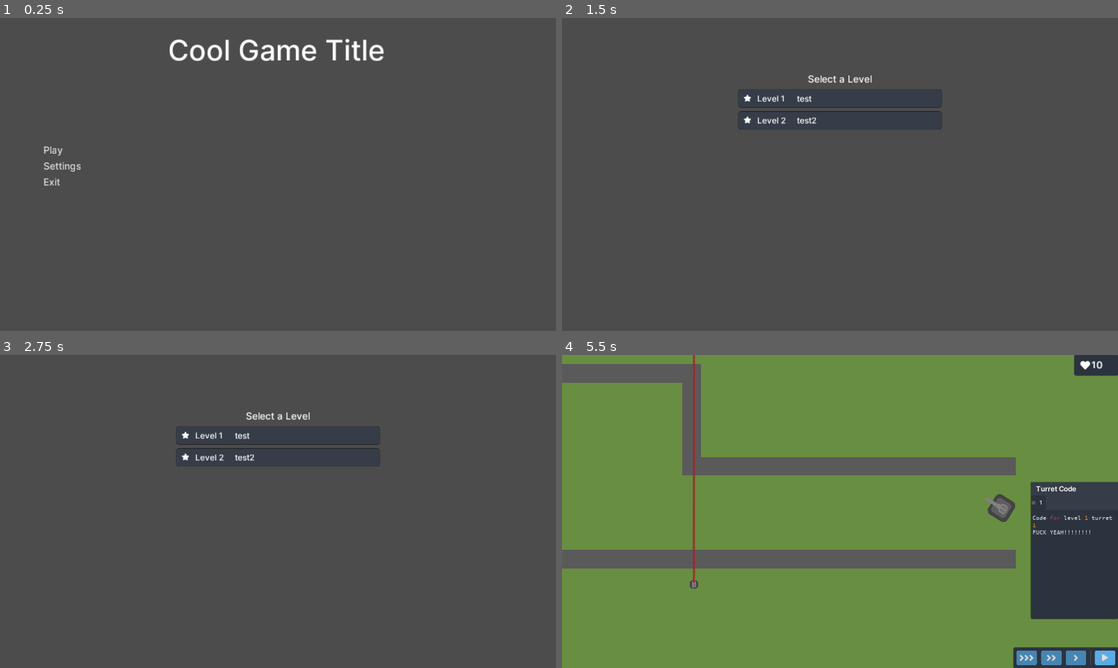
Above: before the commit, frames 1-4 (two rows, left to right).
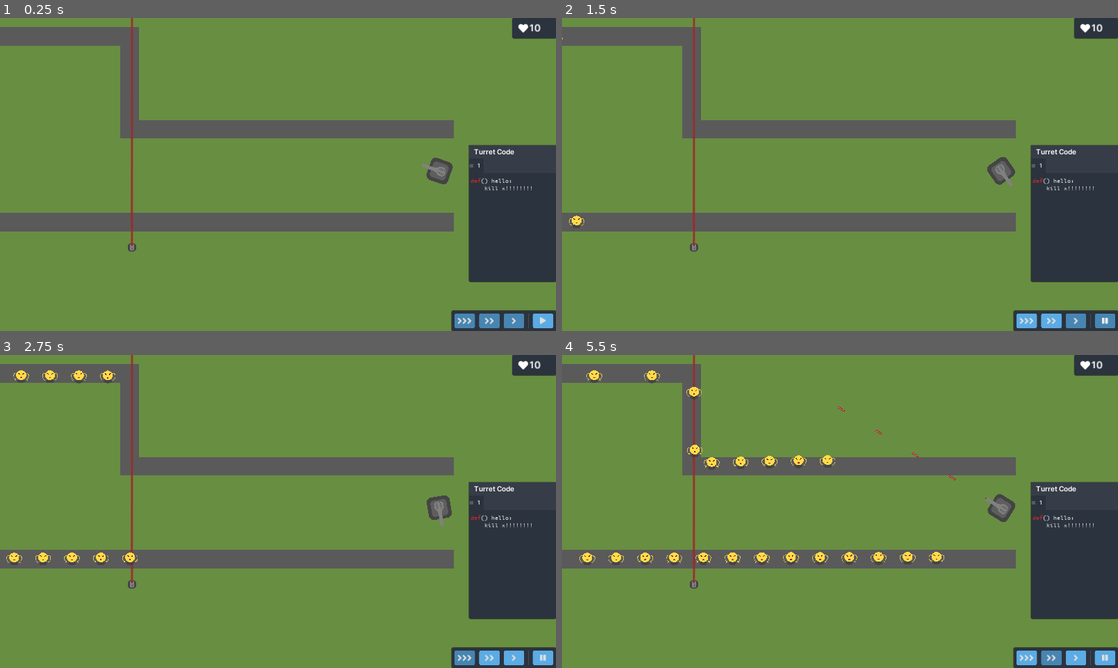
Above: after the commit, the same moments.

Repository: Latiang/tower-defense-godot
Game: Godot game, scene res://objects/Main.tscn
The game is run twice, just before and just after one commit, with the same random seed, the same clock (stepped at 60 frames per second) and the same inputs.
Inputs (mouse positions are in pixels of both pictures, inside the frame that each line leads up to):
- Up to frame 1 (0.25 s): no input
- Up to frame 2 (1.5 s): click (623, 149) at 0.5 s, where only the run before the commit has a clickable "Play"; click (1106, 321) at 1.25 s, where only the run after the commit has a clickable ""
- Up to frame 3 (2.75 s): click (467, 658) at 2 s, where only the run after the commit has a clickable ""
- Up to frame 4 (5.5 s): click (1051, 658) at 2.75 s, where only the run after the commit has a clickable ""; move the mouse to (840, 436) at 3.52 s; press the mouse at (840, 436) at 3.53 s; hold D 3.53-4.28 s; move the mouse to (1001, 508) at 4.27 s; release the mouse at (1001, 508) at 4.28 s; hold A 4.28-5.03 s; click (1001, 508) at 4.35 s; move the mouse to (895, 442) at 5.02 s; press the mouse at (895, 442) at 5.03 s; hold D from 5.03 s (still down)

The runs differ from the first frame. In frame 1, 88% of the frame differs, in the area x 0-100%, y 0-100%; in frame 2, 89%; in frame 3, 90%; in frame 4, 1.7%.

Commit message:
Add functionality for turrets to move along a path

Diff:
--- a/src/levels/TestLevel1.tscn
+++ b/src/levels/TestLevel1.tscn
@@ -82,6 +82,11 @@
 4/shapes = [  ]
 4/z_index = 0
 
+[sub_resource type="Curve2D" id=4]
+_data = {
+"points": PoolVector2Array( 0, 0, 0, 0, -0.249268, -142.006, 0, 0, 0, 0, 1.75073, 150.994, 0, 0, 0, 0, -158.249, 148.994 )
+}
+
 [sub_resource type="Curve2D" id=2]
 _data = {
 "points": PoolVector2Array( 0, 0, 0, 0, -43.4837, 69.0905, 0, 0, 0, 0, 455.42, 70.8723, 0, 0, 0, 0, 458.983, 370.214, 0, 0, 0, 0, 779.057, 363.677, 0, 0, 0, 0, 1560.13, 357.742 )
@@ -107,6 +112,13 @@
 
 [node name="Turret" parent="." index="2" instance=ExtResource( 4 )]
 position = Vector2( 1516.96, 527.801 )
+can_move = true
+
+[node name="MovablePath" parent="Turret" index="5"]
+curve = SubResource( 4 )
+
+[node name="PathFollow2D" parent="Turret/MovablePath" index="0"]
+position = Vector2( -0.249268, -142.006 )
 
 [node name="MobPath1" parent="." index="3" instance=ExtResource( 3 )]
 curve = SubResource( 2 )
@@ -116,3 +128,5 @@
 position = Vector2( 4.48981, 148.165 )
 curve = SubResource( 3 )
 BehaviourFile = "sbtest2"
+
+[editable path="Turret"]
--- a/src/objects/BaseLevel.gd
+++ b/src/objects/BaseLevel.gd
@@ -93,4 +93,6 @@
 func debug_tick_interpreter_once():
 	for child in self.get_children():
 		if child.is_in_group("Turret"):
+			child.get_node("ProgrammableBehaviour").locked = false
 			child.get_node("ProgrammableBehaviour").get_node("CodeInterpreter").run()
+			child.get_node("ProgrammableBehaviour").locked = true
--- a/src/objects/CodeInterpreter.gd
+++ b/src/objects/CodeInterpreter.gd
@@ -271,8 +271,8 @@
 	# expressions that link to new expressions
 	var lines = _lines_from_source()
 	var statements = _statements_from_lines(lines)
-	for statement in statements:
-		print(statement.string())
+	#for statement in statements:
+		#print(statement.string())
 
 
 	# Interpret the code
--- a/src/objects/CodeWindow.tscn
+++ b/src/objects/CodeWindow.tscn
@@ -191,8 +191,6 @@
 custom_styles/focus = SubResource( 16 )
 custom_colors/background_color = Color( 0.172549, 0.203922, 0.247059, 1 )
 syntax_highlighting = true
-draw_tabs = true
-draw_spaces = true
 context_menu_enabled = false
 smooth_scrolling = true
 wrap_enabled = true
--- a/src/objects/Main.tscn
+++ b/src/objects/Main.tscn
@@ -7,6 +7,8 @@
 
 [node name="Main" type="Node"]
 script = ExtResource( 3 )
+debug_main_menu_override = true
+debug_tick_interpreter_once = true
 
 [node name="LevelManager" type="Node" parent="."]
 script = ExtResource( 2 )
--- a/src/objects/ProgrammableBehaviour.gd
+++ b/src/objects/ProgrammableBehaviour.gd
@@ -3,6 +3,7 @@
 # Output functions
 signal fire()
 signal rotate(angle)
+signal move(distance)
 signal sensor_detect(out_dict, id)
 
 var locked = true
@@ -25,6 +26,10 @@
 		if Input.is_action_pressed("mouse_left_click"):
 			emit_signal("fire")
 			$CodeInterpreter.run()
+		elif Input.is_key_pressed(KEY_A):
+			emit_signal("move", -20)
+		elif Input.is_key_pressed(KEY_D):
+			emit_signal("move", 20)
 
 # Lock the object from executing code for a certain amount of time
 func lock_for_time(time):
--- a/src/objects/Turret.gd
+++ b/src/objects/Turret.gd
@@ -7,18 +7,30 @@
 export var id = 0;
 export var can_rotate = true
 export var integrated_sensor = true
-export var can_move = false
+export var can_move = true
+export var move_speed = 100
 export var reload_time = 0.3 #seconds
 
 var time_scale = 1
+var distance_to_move = 0
+var direction_right : bool = false
 
-# Called when the node enters the scene tree for the first time.
 func _ready():
-	pass
+	print($MovablePath.position)
 
-# Run every frame. Shoot bullet if mouse pressed
 func _process(delta):
-	pass
+	if can_move and distance_to_move > 0 and $MovablePath/PathFollow2D.unit_offset < 1:
+		position = position - $MovablePath/PathFollow2D.position # Ugly fix
+		var offset = move_speed * delta * time_scale
+		offset = distance_to_move if ((distance_to_move - offset) < 0) else offset
+		distance_to_move -= offset
+		$MovablePath/PathFollow2D.offset += offset if direction_right else -offset
+		position = position + $MovablePath/PathFollow2D.position
+
+func move(distance):
+	if (can_move):
+		distance_to_move = abs(distance)
+		direction_right = (distance > 0)
 
 func fire():
 	var dir = Vector2(cos(rotation + PI/2), sin(rotation + PI/2))
@@ -41,6 +53,10 @@
 
 func _on_ProgrammableBehaviour_rotate(angle):
 	rotate(angle)
+
+func _on_ProgrammableBehaviour_move(distance):
+	move(distance)
+	$ProgrammableBehaviour.lock_for_time(float(distance) / (time_scale * move_speed))
 
 func _on_ProgrammableBehaviour_sensor_detect(out_dict, id: int = -1):
 	if (id == -1): # Self sensor
--- a/src/objects/Turret.tscn
+++ b/src/objects/Turret.tscn
@@ -24,6 +24,12 @@
 radius = 20.6462
 height = 0.0265656
 
+[sub_resource type="Curve2D" id=3]
+resource_local_to_scene = true
+_data = {
+"points": PoolVector2Array(  )
+}
+
 [node name="Turret" type="Area2D" groups=[
 "Turret",
 ]]
@@ -32,6 +38,7 @@
 z_as_relative = false
 script = ExtResource( 3 )
 Bullet = ExtResource( 2 )
+can_move = false
 
 [node name="AnimatedSprite" type="AnimatedSprite" parent="."]
 frames = SubResource( 1 )
@@ -49,7 +56,17 @@
 collision_mask = 1024
 collide_with_areas = true
 collide_with_bodies = false
+
+[node name="MovablePath" type="Path2D" parent="."]
+curve = SubResource( 3 )
+
+[node name="PathFollow2D" type="PathFollow2D" parent="MovablePath"]
+position = Vector2( 0.0648804, 2.3519 )
+rotation = 0.852863
+rotate = false
+loop = false
 [connection signal="input_event" from="." to="." method="_on_Turret_input_event"]
 [connection signal="fire" from="ProgrammableBehaviour" to="." method="_on_ProgrammableBehaviour_fire"]
+[connection signal="move" from="ProgrammableBehaviour" to="." method="_on_ProgrammableBehaviour_move"]
 [connection signal="rotate" from="ProgrammableBehaviour" to="." method="_on_ProgrammableBehaviour_rotate"]
 [connection signal="sensor_detect" from="ProgrammableBehaviour" to="." method="_on_ProgrammableBehaviour_sensor_detect"]
--- a/src/saves/save1.json
+++ b/src/saves/save1.json
@@ -1 +1 @@
-{"levels":[{"description":"test","file":"TestLevel1","status":3,"turret_code":["Code for level 1 turret 1\nFUCK YEAH!!!!!!!!"]},{"description":"test2","file":"TestLevel2","status":3,"turret_code":["Code for level 2 turret 1","Code for level 2 turret 2"]}]}
+{"levels":[{"description":"test","file":"TestLevel1","status":3,"turret_code":["def() hello:\n\tkill x!!!!!!!!"]},{"description":"test2","file":"TestLevel2","status":0,"turret_code":["Code for level 2 turret 1","Code for level 2 turret 2"]}]}
Not shown: 1 places in src/levels/TestLevel1.tscn that only renumber resources
Not shown: 1 places in src/objects/Turret.tscn that only renumber resources
